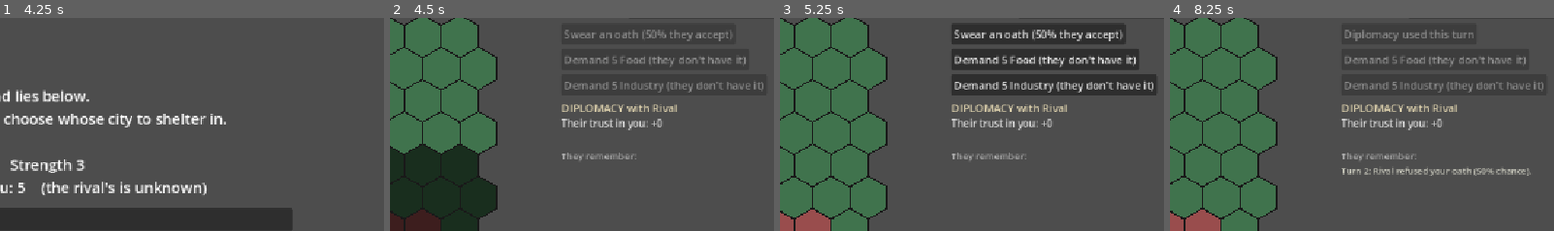
Above: before the commit, frames 1-4 (left to right).
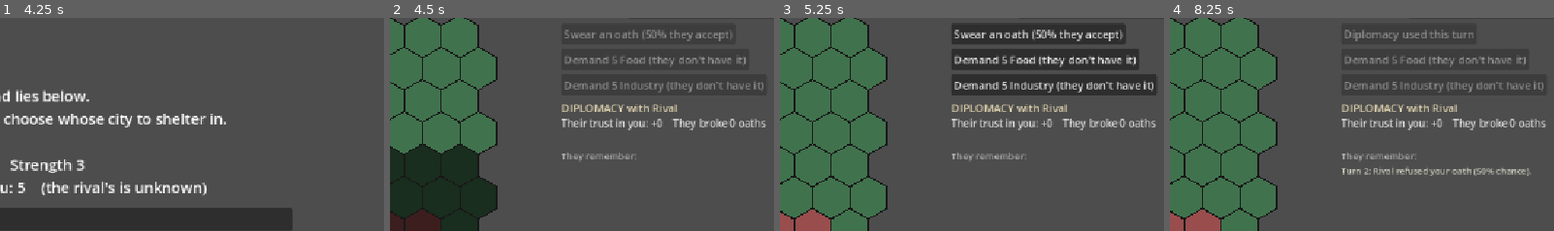
Above: after the commit, the same moments.

Repository: BnanaSkully/after-ragnorok-prototype
Game: Godot game, scene res://main.tscn
Same seed, same stepped clock (60 frames per second), same inputs: the game is played once before the commit and once after it.
Inputs (mouse positions are % of the whole screen's width and height, from its top left):
- Up to frame 1 (4.25 s): tap Enter at 0.5 s; move the mouse to (72, 44) at 0.52 s; click (72, 44) at 0.67 s; click "Save the food stores (Food +3…" at 1.25 s; click "Strip it for tools (Industry …" at 2 s; click "Stand and fight so the others…" at 2.75 s; click "Share your food with her (Foo…" at 3.5 s
- Up to frame 2 (4.5 s): click "Begin the Landing" at 4.25 s
- Up to frame 3 (5.25 s): tap Space at 5 s; move the mouse to (29, 55) at 5.02 s; click (29, 55) at 5.17 s
- Up to frame 4 (8.25 s): click "End Turn" at 5.75 s; click "Demand 5 Food (they don't hav…" at 6.5 s; click "Demand 5 Industry (they don't…" at 7.25 s; click "Swear an oath (50% they accep…" at 8 s
The pictures show only the part of the screen within x 49-99%, y 12-62%; the shares and areas given below are measured in that part.

Frame 1 is identical in both runs. In frame 2, 0.6% of the frame differs, in the area x 73-98%, y 47-53%; in frame 3, 0.6%; in frame 4, 0.6%.

Commit message:
The rival does diplomacy too: offers, demands and betrayal
At the start of a player turn the rival may propose an oath (when it
fears Sköll, is weaker, or trusts the player) or demand 5 Food or
Industry (when its army is clearly stronger). A pop-up with a solid
panel asks Accept/Pay or Refuse; the map and End Turn wait for the
answer, which doesn't use the player's own diplomatic action. Answers
change Trust and go into the rival's memory.

The rival may break an oath when its army is much stronger or it is
starving. It happens before its units move, so it can strike at once;
the panel counts its broken oaths and the Sun's Daughter's Favour
toward it drops.

Co-Authored-By: Claude Opus 5.5 <noreply@anthropic.com>
Claude-Session: https://claude.ai/code/session_01Kpeg7E5nkYcPnqopYPPAon

Diff:
--- a/diplomacy.gd
+++ b/diplomacy.gd
@@ -20,6 +20,17 @@
 const TRUST_DEMAND_PAID := -1 # they resent being squeezed even when they pay
 const TRUST_DEMAND_REFUSED := -2 # and resent it more when they refuse
 
+# The rival's own diplomacy
+const RIVAL_OFFER_CHANCE := 0.35 # chance each turn that it proposes or demands something
+const RIVAL_DEMAND_GAP := 3 # it makes demands when its army is this much stronger
+const RIVAL_BREAK_GAP := 4 # it may break an oath when its army is this much stronger...
+const RIVAL_BREAK_CHANCE := 0.25 # ...or when starving, with this chance each turn
+const TRUST_ACCEPTED_THEIR_OATH := 1
+const TRUST_REFUSED_THEIR_OATH := -1
+const TRUST_PAID_THEIR_DEMAND := 1
+const TRUST_REFUSED_THEIR_DEMAND := -1
+const RIVAL_BROKEN_OATH_FAVOUR := -2 # the Sun's Daughter sees the rival's betrayal too
+
 # What the rival says when you demand something it doesn't have. Costs nothing.
 # %s is the resource (e.g. "Industry"). Rewrite or add lines freely.
 const CANT_PAY_REPLIES := [
@@ -36,6 +47,8 @@
 var oathbreaker_until := 0 # the player counts as an oathbreaker before this turn
 var action_used := false # the player's one diplomatic action this turn
 var history: Array[String] = [] # newest last
+var pending: Dictionary = {} # the rival's offer waiting for the player's answer, e.g. {"type": "demand", "resource": "food"}
+var rival_broken_oaths := 0 # how many oaths the rival has broken
 
 func _init(p_game) -> void:
 	game = p_game
@@ -147,6 +160,83 @@
 			change_trust(TRUST_KEPT)
 			remember("Turn %d: the %s with %s ran its course. Both kept their word. Trust %+d." % [game.turn, pact_word(), game.rival.name, TRUST_KEPT])
 
+# --- The rival's own diplomacy ------------------------------------------------
+# Called at the start of the rival's turn, before its units move: it may break
+# an oath if it's much stronger or starving. Its units can then attack at once.
+func rival_consider_breaking() -> void:
+	if not pact_active():
+		return
+	var rival: Faction = game.rival
+	var gap := army_power(rival) - army_power(game.player)
+	var starving: bool = rival.food <= 0 and game.food_change(rival) < 0
+	if (gap >= RIVAL_BREAK_GAP or starving) and randf() < RIVAL_BREAK_CHANCE:
+		pact_turns_left = 0
+		rival_broken_oaths += 1
+		rival.favour = clampi(rival.favour + RIVAL_BROKEN_OATH_FAVOUR, 0, SunDaughter.MAX_FAVOUR)
+		var why := "they were starving" if starving else "their army outgrew yours"
+		remember("Turn %d: %s BROKE THEIR %s with you (%s)." % [game.turn, rival.name, pact_word().to_upper(), why])
+
+# Called at the start of the player's turn: the rival may propose an oath or
+# make a demand. Sets "pending"; main.gd shows the Accept/Refuse pop-up.
+func rival_make_offer() -> void:
+	pending = {}
+	var rival: Faction = game.rival
+	var player: Faction = game.player
+	if not rival.is_alive() or randf() >= RIVAL_OFFER_CHANCE:
+		return
+	var gap := army_power(rival) - army_power(player)
+	var afraid: bool = game.turn >= Skoll.WARNING_TURN
+	if not pact_active() and not is_oathbreaker() and (afraid or gap < 0 or trust >= 2):
+		pending = {"type": "oath"}
+		return
+	if gap >= RIVAL_DEMAND_GAP:
+		var options: Array[String] = []
+		for resource in ["food", "industry"]:
+			if player.get(resource) >= DEMAND_AMOUNT:
+				options.append(resource)
+		if not options.is_empty():
+			pending = {"type": "demand", "resource": options.pick_random()}
+
+func has_pending() -> bool:
+	return not pending.is_empty()
+
+# The text of the pop-up for the pending offer.
+func pending_text() -> String:
+	var rival: Faction = game.rival
+	if pending.get("type") == "oath":
+		return "%s proposes %s: %d turns in which neither side attacks.\n\nAccept: the %s begins, Trust %+d.\nRefuse: Trust %+d." % [rival.name, a_pact(), PACT_LENGTH, pact_word(), TRUST_ACCEPTED_THEIR_OATH, TRUST_REFUSED_THEIR_OATH]
+	if pending.get("type") == "demand":
+		var res: String = String(pending["resource"]).capitalize()
+		return "%s demands %d %s from you. Their army is stronger than yours.\n\nPay: you lose %d %s, Trust %+d.\nRefuse: Trust %+d." % [rival.name, DEMAND_AMOUNT, res, DEMAND_AMOUNT, res, TRUST_PAID_THEIR_DEMAND, TRUST_REFUSED_THEIR_DEMAND]
+	return ""
+
+# The player's answer to the pending offer.
+func answer(accept: bool) -> void:
+	if pending.is_empty():
+		return
+	var rival: Faction = game.rival
+	var player: Faction = game.player
+	var offer := pending
+	pending = {}
+	if offer["type"] == "oath":
+		if accept:
+			pact_turns_left = PACT_LENGTH
+			change_trust(TRUST_ACCEPTED_THEIR_OATH)
+			remember("Turn %d: you accepted %s's %s for %d turns. Trust %+d." % [game.turn, rival.name, pact_word(), PACT_LENGTH, TRUST_ACCEPTED_THEIR_OATH])
+		else:
+			change_trust(TRUST_REFUSED_THEIR_OATH)
+			remember("Turn %d: you refused %s's %s. Trust %+d." % [game.turn, rival.name, pact_word(), TRUST_REFUSED_THEIR_OATH])
+	elif offer["type"] == "demand":
+		var resource: String = offer["resource"]
+		if accept and player.get(resource) >= DEMAND_AMOUNT:
+			player.set(resource, player.get(resource) - DEMAND_AMOUNT)
+			rival.set(resource, rival.get(resource) + DEMAND_AMOUNT)
+			change_trust(TRUST_PAID_THEIR_DEMAND)
+			remember("Turn %d: you paid %s's demand of %d %s. Trust %+d." % [game.turn, rival.name, DEMAND_AMOUNT, resource.capitalize(), TRUST_PAID_THEIR_DEMAND])
+		else:
+			change_trust(TRUST_REFUSED_THEIR_DEMAND)
+			remember("Turn %d: you refused %s's demand of %d %s. Trust %+d." % [game.turn, rival.name, DEMAND_AMOUNT, resource.capitalize(), TRUST_REFUSED_THEIR_DEMAND])
+
 func change_trust(amount: int) -> void:
 	trust = clampi(trust + amount, TRUST_MIN, TRUST_MAX)
 
--- a/main.gd
+++ b/main.gd
@@ -52,6 +52,9 @@
 var oath_button: Button
 var demand_food_button: Button
 var demand_industry_button: Button
+var offer_panel: PanelContainer # the rival's Accept/Refuse pop-up
+var offer_label: Label
+var offer_accept_button: Button
 var break_warning_cell := NO_CELL # first click on a rival unit during an oath only warns
 var messages: Array[String] = [] # shown at the bottom of the screen, e.g. combat results
 
@@ -87,6 +90,7 @@
 	demand_industry_button.position = Vector2(820, 172)
 	demand_industry_button.pressed.connect(player_demand.bind("industry"))
 	add_child(demand_industry_button)
+	build_offer_ui()
 	build_crossing_ui()
 	start_crossing()
 
@@ -207,9 +211,10 @@
 
 # --- Turns ------------------------------------------------------------------
 func end_turn() -> void:
-	if game_over or phase != Phase.PLAYING:
-		return
+	if game_over or phase != Phase.PLAYING or diplomacy.has_pending():
+		return # (answer the rival's offer first)
 	messages.clear()
+	diplomacy.rival_consider_breaking() # before its units move, so a betrayal can strike at once
 	rival_take_turn()
 	turn += 1
 	skoll.take_turn()
@@ -231,6 +236,10 @@
 	selected = null
 	break_warning_cell = NO_CELL
 	update_build_button()
+	if not game_over and turn < DOOM_TURN:
+		diplomacy.rival_make_offer()
+		if diplomacy.has_pending():
+			show_offer()
 	if turn >= DOOM_TURN:
 		end_game("You survived until the Doom",
 			"Sköll howls, and chaos pours out of the void.\nPHASE 3 BEGINS: chaos factions rise and rogues join Sköll.\n(Phase 3 is not built yet.)")
@@ -327,6 +336,59 @@
 		return
 	messages.clear()
 	diplomacy.demand(resource) # posts its own message
+	update_build_button()
+	queue_redraw()
+
+# --- The rival's offers (pop-up) -----------------------------------------------
+func build_offer_ui() -> void:
+	offer_panel = PanelContainer.new()
+	offer_panel.position = Vector2(170, 190)
+	offer_panel.custom_minimum_size = Vector2(520, 0)
+	var style := StyleBoxFlat.new() # solid dark box with a gold border, so the map doesn't show through
+	style.bg_color = Color(0.1, 0.09, 0.08)
+	style.border_color = Color(0.85, 0.7, 0.35)
+	style.set_border_width_all(2)
+	style.set_corner_radius_all(6)
+	style.set_content_margin_all(18)
+	offer_panel.add_theme_stylebox_override("panel", style)
+	add_child(offer_panel)
+	var box := VBoxContainer.new()
+	box.add_theme_constant_override("separation", 14)
+	offer_panel.add_child(box)
+	var heading := Label.new()
+	heading.text = "A MESSAGE FROM %s" % rival.name.to_upper()
+	heading.add_theme_font_size_override("font_size", 16)
+	heading.add_theme_color_override("font_color", Color(0.85, 0.7, 0.35))
+	box.add_child(heading)
+	offer_label = Label.new()
+	offer_label.autowrap_mode = TextServer.AUTOWRAP_WORD
+	offer_label.add_theme_font_size_override("font_size", 18)
+	box.add_child(offer_label)
+	var row := HBoxContainer.new()
+	row.add_theme_constant_override("separation", 20)
+	box.add_child(row)
+	for accept in [true, false]:
+		var b := Button.new()
+		b.text = "Accept" if accept else "Refuse"
+		b.add_theme_font_size_override("font_size", 18)
+		b.pressed.connect(answer_offer.bind(accept))
+		row.add_child(b)
+		if accept:
+			offer_accept_button = b
+	offer_panel.visible = false
+
+# While the pop-up is open the player must answer before doing anything else.
+func show_offer() -> void:
+	offer_label.text = diplomacy.pending_text()
+	offer_accept_button.text = "Pay" if diplomacy.pending.get("type") == "demand" else "Accept"
+	offer_panel.visible = true
+	for b in [end_turn_button, build_button, walls_button, oath_button, demand_food_button, demand_industry_button]:
+		b.disabled = true
+
+func answer_offer(accept: bool) -> void:
+	offer_panel.visible = false
+	diplomacy.answer(accept)
+	end_turn_button.disabled = game_over
 	update_build_button()
 	queue_redraw()
 
@@ -554,7 +616,8 @@
 	var dx := 820.0
 	var dy := 228.0
 	draw_string(font, Vector2(dx, dy), "DIPLOMACY with %s" % rival.name, HORIZONTAL_ALIGNMENT_LEFT, -1, 16, Color(0.9, 0.85, 0.7))
-	draw_string(font, Vector2(dx, dy + 22), "Their trust in you: %+d" % diplomacy.trust, HORIZONTAL_ALIGNMENT_LEFT, -1, 15, Color(0.85, 0.85, 0.85))
+	var record := "    They broke %d %s%s" % [diplomacy.rival_broken_oaths, rival.pact_word, "" if diplomacy.rival_broken_oaths == 1 else "s"]
+	draw_string(font, Vector2(dx, dy + 22), "Their trust in you: %+d%s" % [diplomacy.trust, record], HORIZONTAL_ALIGNMENT_LEFT, -1, 15, Color(0.85, 0.85, 0.85))
 	if diplomacy.pact_active():
 		draw_string(font, Vector2(dx, dy + 42), "%s in force: %d turns left" % [rival.pact_word.capitalize(), diplomacy.pact_turns_left], HORIZONTAL_ALIGNMENT_LEFT, -1, 15, Color(0.6, 0.9, 0.6))
 	elif diplomacy.is_oathbreaker():
@@ -588,7 +651,7 @@
 
 # --- Mouse clicks -----------------------------------------------------------
 func _unhandled_input(event: InputEvent) -> void:
-	if game_over or phase == Phase.CROSSING:
+	if game_over or phase == Phase.CROSSING or diplomacy.has_pending():
 		return
 	if phase == Phase.LANDING:
 		if event is InputEventMouseMotion:
Not shown, changed: CLAUDE.md
